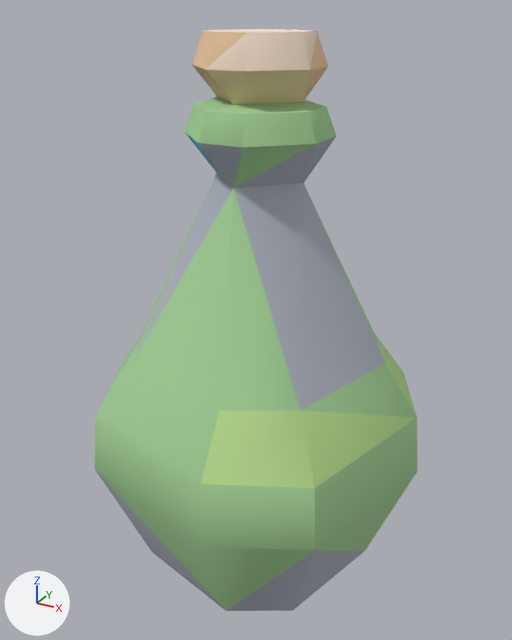
Before and after pictures for a commit that changed the glTF model example_game/world/props/bottle-green.prop/model.glb.
Both versions are drawn from a 50 mm camera at (0.362, -0.665, 0.62) aimed at (-0.002, -0.002, 0.289). Arrows for +X, +Y and +Z are at lower left; the lights stay in place. The first picture is the older version. Vertices at exactly the same position are counted once.

Script lines for the objects in view, before the commit:
```python
me_model = bpy.data.meshes.new('model')
me_model.from_pydata(...)  # 74 vertices, 144 faces; spans x -0.193..0.193, y -0.193..0.193, z -0.02..0.6
me_model.materials.append(mat_style)
ob_model = bpy.data.objects.new('model', me_model)
ob_model.location = (0.0, 0.0, 0.0)
```
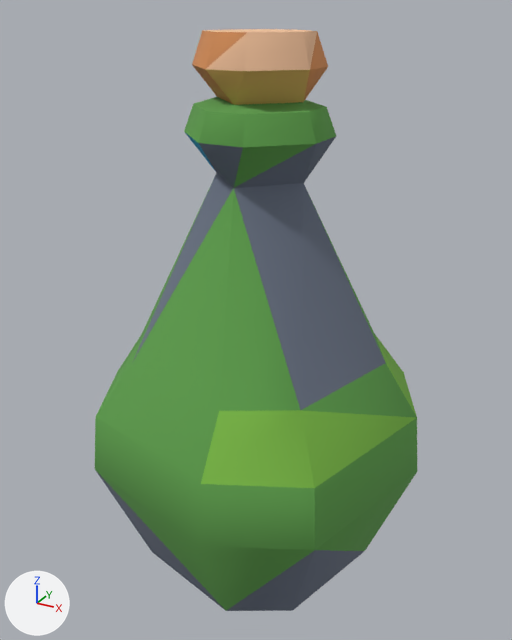
What the commit changed:
me_model has 74 vertices, 144 faces and spans x -0.193..0.193, y -0.193..0.193, z -0.02..0.6.
me_model is used by ob_model.
me_model part 1: 80 faces centred in x -0.174..0.174, y -0.174..0.174, z 0.073..0.533 are repainted in the vertex colours; the middle colour goes from green #a4d096 to green #5fa04d.
me_model part 2: 28 faces centred in x -0.127..0.127, y -0.127..0.127, z -0.02..0.485 are repainted in the vertex colours; the middle colour goes from grey #adb3be to greyish blue #6a7384.
me_model part 3: 36 faces centred in x -0.063..0.063, y -0.063..0.063, z 0.546..0.597 are repainted in the vertex colours; the middle colour goes from beige #edc7a0 to orange #d9915a.

What differs and where, as boxes (x1, y1, x2, y2) in the pictures (512 x 640 px):
part 1 of me_model, recoloured (darker): (95, 97, 417, 611) in both
part 2 of me_model, recoloured (grey to greyish blue): (96, 137, 385, 611) in both
part 3 of me_model, recoloured: (192, 29, 328, 105) in both
